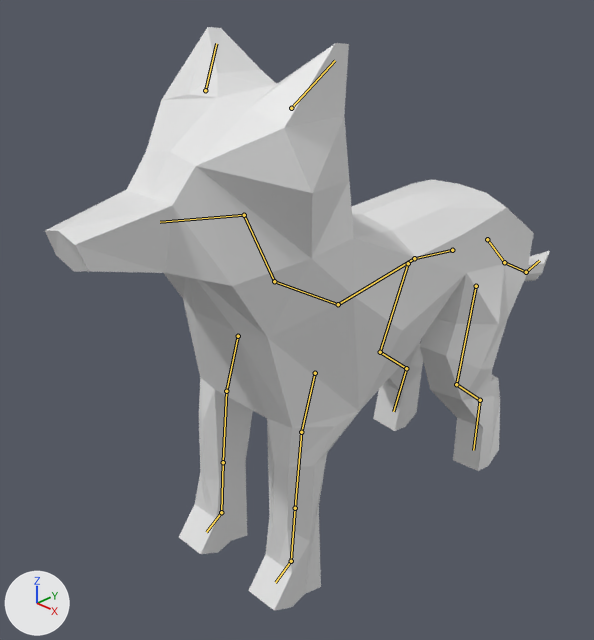
Before and after pictures for a commit that changed the Blender file art/model/wolf_model_0.1.blend.
One viewpoint serves both versions: a 50 mm camera at (8.6, -10.43, 5.78) aimed at (-0.91, -0.85, -0.72). Lighting does not change. The marker at lower left points along +X, +Y and +Z. The bones that bend it are drawn over the model as lines.

Names of what the first picture shows: 'wolfmesh'.
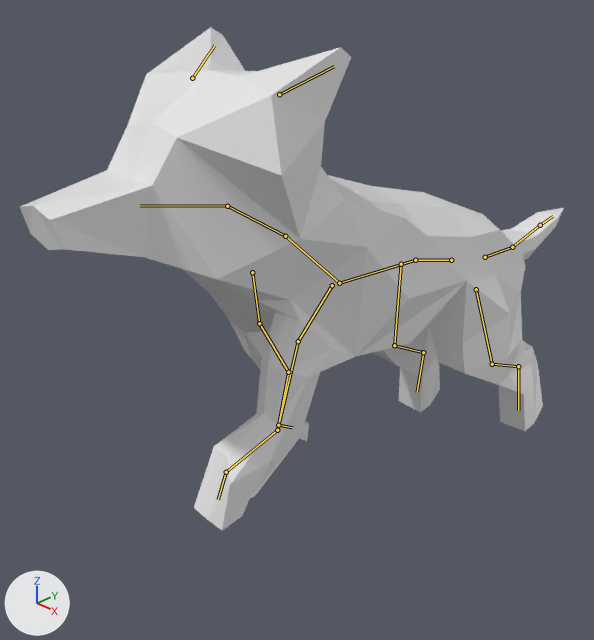
The newer file adds an action. The first version stands in its rest pose; the second is drawn at frame 4 of the action 'fall'.

Pixel boxes [x1, y1, x2, y2] of what changed, in the pictures (594 x 640 px):
'wolfmesh', posed (8% wider, 14% shorter): before [45, 27, 550, 611]; after [20, 27, 564, 531]
bone 'spine1.origin', root to tip: before (452, 250) to (414, 258); after (451, 260) to (415, 260)
bone 'spine2', root to tip: before (414, 258) to (338, 304); after (415, 260) to (339, 283)
bone 'neck', root to tip: before (274, 281) to (244, 215); after (285, 236) to (227, 206)
bone 'head', root to tip: before (244, 215) to (160, 222); after (227, 206) to (140, 205)
bone 'ear.l', root to tip: before (291, 108) to (335, 60); after (279, 94) to (334, 66)
bone 'ear.r', root to tip: before (205, 90) to (216, 43); after (192, 78) to (214, 45)
bone 'frontleg1.l', root to tip: before (315, 373) to (301, 432); after (332, 285) to (298, 341)
bone 'frontleg2.l', root to tip: before (301, 432) to (295, 508); after (298, 341) to (277, 430)
bone 'frontleg3.l', root to tip: before (295, 508) to (291, 561); after (277, 430) to (226, 472)
bone 'frontpaw.l', root to tip: before (291, 561) to (275, 582); after (226, 472) to (218, 499)
bone 'frontleg1.r', root to tip: before (238, 336) to (226, 391); after (252, 272) to (259, 323)
bone 'frontleg2.r', root to tip: before (226, 391) to (223, 462); after (259, 323) to (288, 372)
bone 'frontleg3.r', root to tip: before (223, 462) to (221, 512); after (288, 372) to (278, 425)
bone 'frontpaw.r', root to tip: before (221, 512) to (206, 532); after (278, 425) to (292, 427)
bone 'hindleg1.l', root to tip: before (476, 286) to (456, 384); after (476, 289) to (492, 364)
bone 'hindleg2.l', root to tip: before (456, 384) to (480, 400); after (492, 364) to (518, 366)
bone 'tail1', root to tip: before (487, 239) to (504, 262); after (485, 257) to (512, 247)
bone 'tail3', root to tip: before (526, 272) to (539, 260); after (540, 225) to (553, 216)
bone 'hindleg1.r', root to tip: before (408, 263) to (380, 352); after (401, 264) to (394, 345)
bone 'hindleg2.r', root to tip: before (380, 352) to (406, 368); after (394, 345) to (423, 352)
bone 'hindpaw.r', root to tip: before (406, 368) to (393, 411); after (423, 352) to (417, 392)

What the commit changed:
Bone 'spine1.origin' (bone_spine1_origin) moves from (0.0, 0.0, 0.0) to (0.0, -0.03, 0.21).
Bone 'spine1.origin' (bone_spine1_origin) turns from (0, 0, 0) to (-8, 0, 0) degrees about its own x, y and z.
Bone 'spine2' (bone_spine2) turns from (0, 0, 0) to (-4, 0, 0) degrees about its own x, y and z.
Bone 'neck' (bone_neck) turns from (0, 0, 0) to (43, 0, 0) degrees about its own x, y and z.
Bone 'head' (bone_head) turns from (0, 0, 0) to (-34, 0, 0) degrees about its own x, y and z.
Bone 'ear.l' (bone_ear_l) turns from (0, 0, 0) to (-22, -8, 5) degrees about its own x, y and z.
Bone 'ear.r' (bone_ear_r) turns from (0, 0, 0) to (-17, 6, -4) degrees about its own x, y and z.
Bone 'frontleg1.l' (bone_frontleg1_l) moves from (0.0, 0.0, 0.0) to (0.0, -0.75, 0.0).
Bone 'frontleg1.l' (bone_frontleg1_l) turns from (0, 0, 0) to (-17, 0, 0) degrees about its own x, y and z.
Bone 'frontleg2.l' (bone_frontleg2_l) turns from (0, 0, 0) to (17, 0, 0) degrees about its own x, y and z.
Bone 'frontleg3.l' (bone_frontleg3_l) turns from (0, 0, 0) to (-60, 0, 0) degrees about its own x, y and z.
Bone 'frontpaw.l' (bone_frontpaw_l) turns from (0, 0, 0) to (108, 0, 0) degrees about its own x, y and z.
Bone 'frontleg1.r' (bone_frontleg1_r) moves from (0.0, 0.0, 0.0) to (0.0, -0.48, 0.17).
Bone 'frontleg1.r' (bone_frontleg1_r) turns from (0, 0, 0) to (38, 0, 0) degrees about its own x, y and z.
Bone 'frontleg2.r' (bone_frontleg2_r) turns from (0, 0, 0) to (10, 0, 0) degrees about its own x, y and z.
Bone 'frontleg3.r' (bone_frontleg3_r) turns from (0, 0, 0) to (-46, 0, 0) degrees about its own x, y and z.
Bone 'frontpaw.r' (bone_frontpaw_r) turns from (0, 0, 0) to (129, 0, 0) degrees about its own x, y and z.
Bone 'hindleg1.l' (bone_hindleg1_l) moves from (0.0, 0.0, 0.0) to (0.0, -0.1, 0.03).
Bone 'hindleg1.l' (bone_hindleg1_l) turns from (0, 0, 0) to (45, 1, 5) degrees about its own x, y and z.
Bone 'hindleg2.l' (bone_hindleg2_l) turns from (0, 0, 0) to (-23, 0, 0) degrees about its own x, y and z.
Bone 'tail1' (bone_tail1) turns from (0, 0, 0) to (47, 0, 0) degrees about its own x, y and z.
Bone 'tail3' (bone_tail3) turns from (0, 0, 0) to (-44, 0, 0) degrees about its own x, y and z.
Bone 'hindleg1.r' (bone_hindleg1_r) moves from (0.0, 0.0, 0.0) to (-0.03, -0.13, -0.25).
Bone 'hindleg1.r' (bone_hindleg1_r) turns from (0, 0, 0) to (29, -1, -3) degrees about its own x, y and z.
Bone 'hindleg2.r' (bone_hindleg2_r) turns from (0, 0, 0) to (-10, 0, 0) degrees about its own x, y and z.
Bone 'hindpaw.r' (bone_hindpaw_r) turns from (0, 0, 0) to (2, 0, 0) degrees about its own x, y and z.
